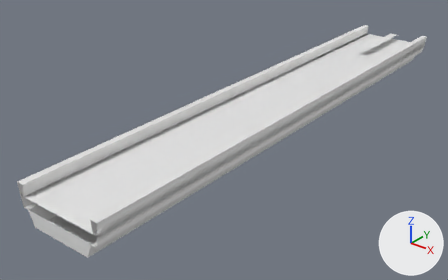
The OBJ model Resources/Meshes/Elevated_Node_Pavement_LOD.obj: old version first, new version second.
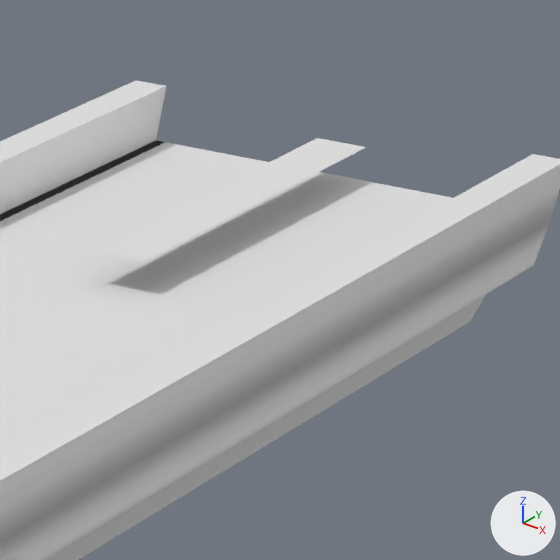
Each version appears first whole from a 50 mm lens placed at (37.8, -57.3, 27.8), pointed at (-3.7, -5.3, -4.4), and next in a close-up on the part from 77% to 95% of the width and 5% to 34% of the height. The axes (+X, +Y, +Z) are drawn at lower right. The lights are the same throughout. Where no turn or scale is listed for an object, it has been applied to the vertices. Vertices at the same position are counted once.

Objects in the first close-up: 'Elevated_Node_Pavement_LOD'.
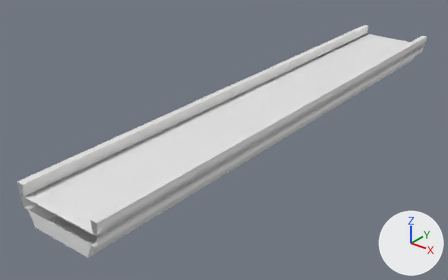
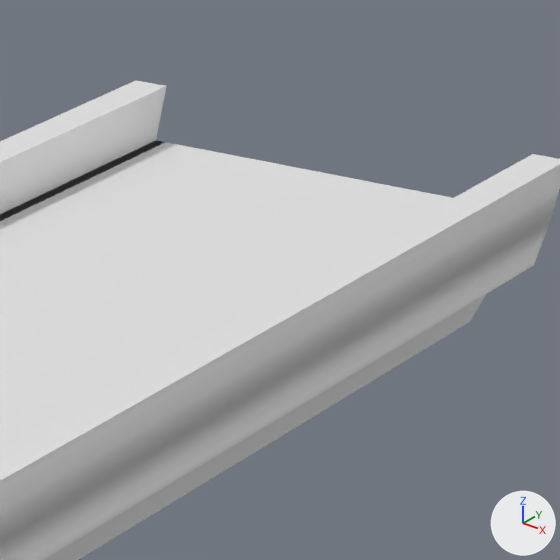
Location of each change, [x1, y1, x2, y2] in pixels of the close-ups (560 x 560 px):
part 1 of me_elevated_node_pavement_lod, deleted
    before: [94, 138, 366, 262]

What the commit changed:
me_elevated_node_pavement_lod has 62 vertices, 92 faces and spans x -5.2..5.2, y -32.0..32.0, z -2.7..1.3.
me_elevated_node_pavement_lod is used by ob_elevated_node_pavement_lod; location (0.0, 0.0, 0.0).
me_elevated_node_pavement_lod part 1: the loose piece of 6 vertices spanning x -0.6..0.6, y 21.3..32.0, z 0.8 is deleted.
